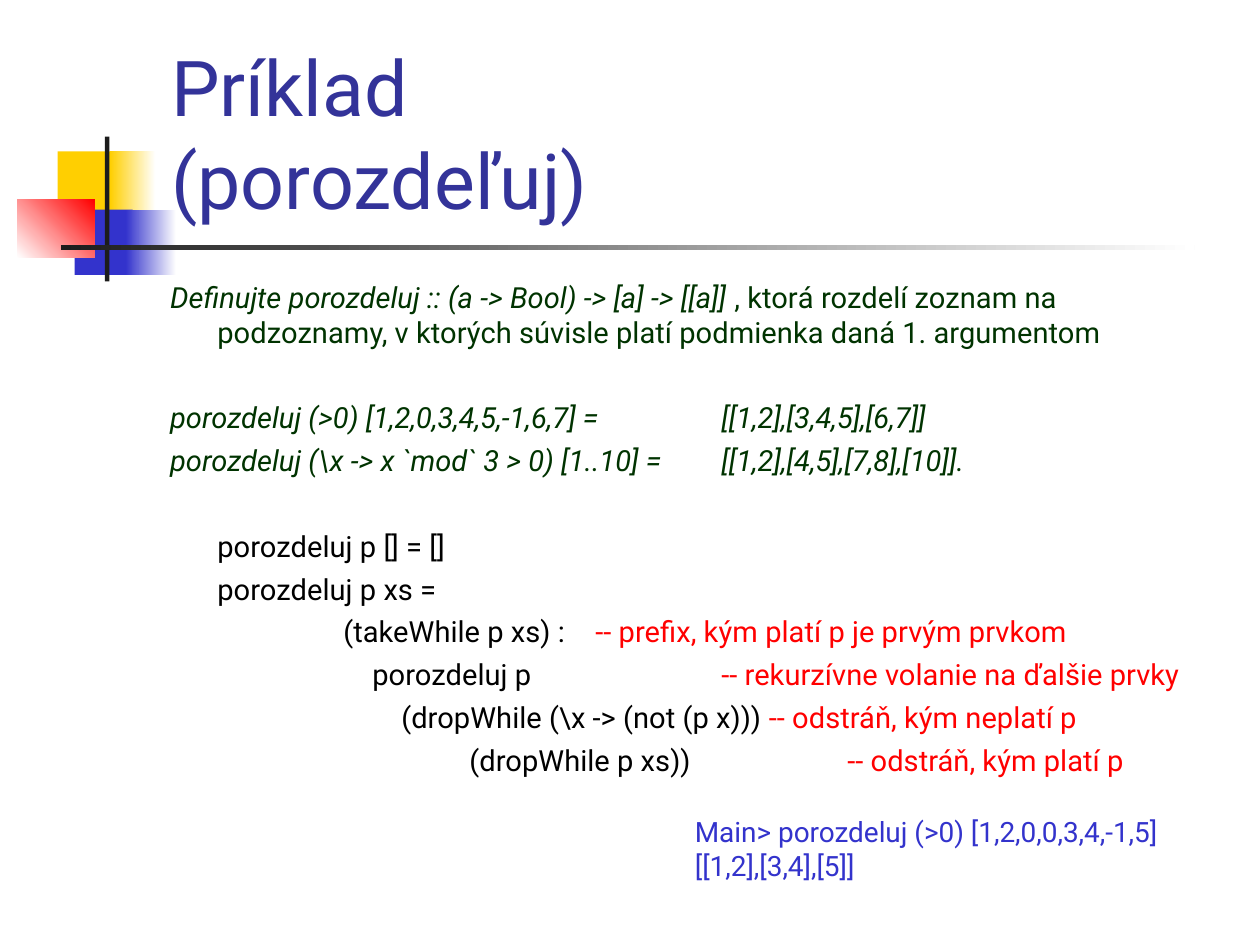
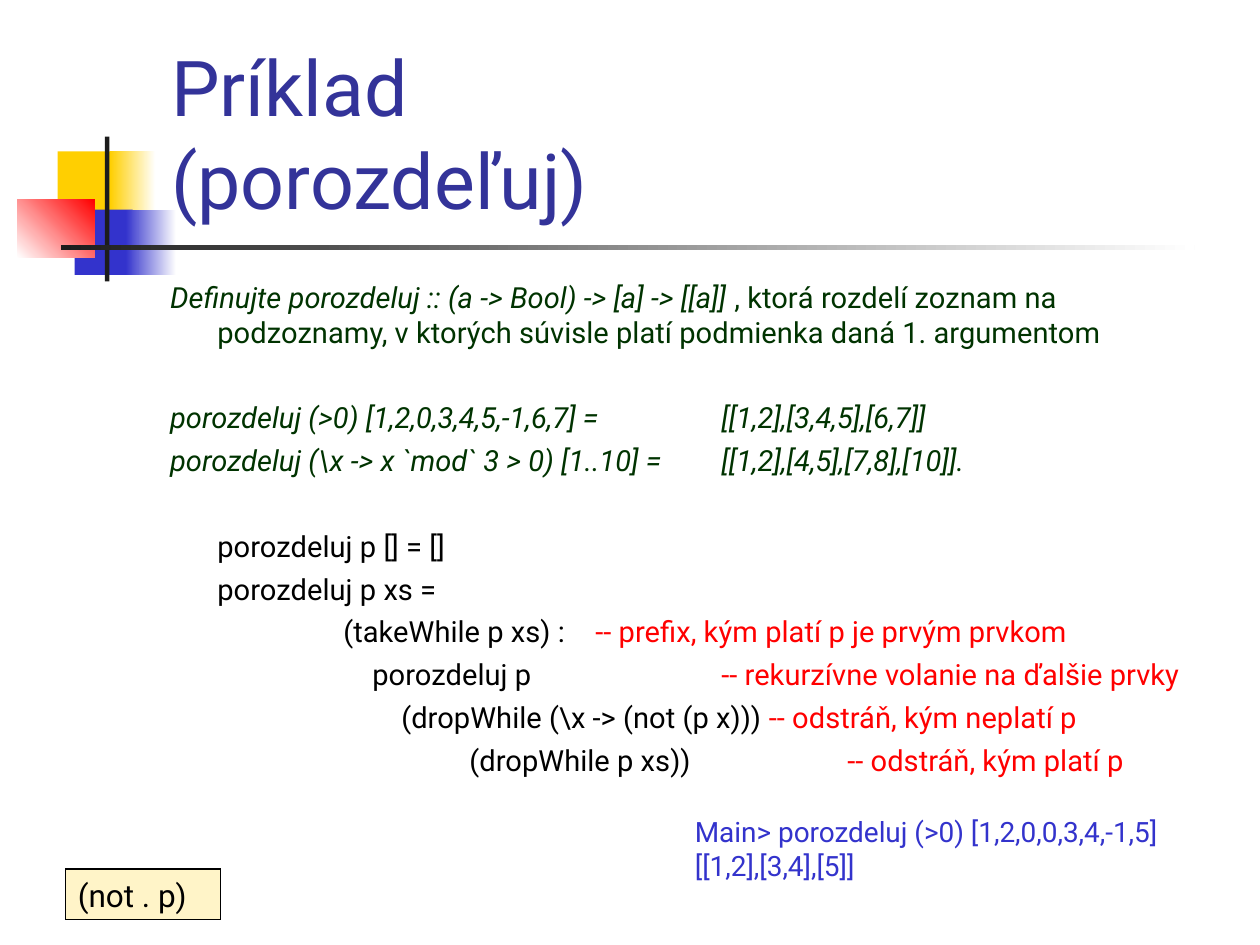
Before and after one commit to paradigmy/Prednasky, a slide deck: slide 5 of 08/funkcionalne3.ppt (slide 4 before the commit). Drawn at 1260x945 pixels with LibreOffice and Linux fonts; fonts in the diff are those of the drawing. Boxes give left, top, right and bottom in pixels: in the first picture for what was removed or moved away, otherwise in the second. Text is boxed around its words. In the diff, an @@ line names an element or a change of style, - is before the commit and + after.

```diff
--- a/08/funkcionalne3.ppt
+++ b/08/funkcionalne3.ppt
@@ rectangle added at (66, 869, 220, 920), fill #FFF4C8, outline #000000 0.74 pt, 18 pt, text #000000 @@
+(not . p)
```
Also in this commit, not shown: 2 other slides changed, 8 slides added, 1 other file.
